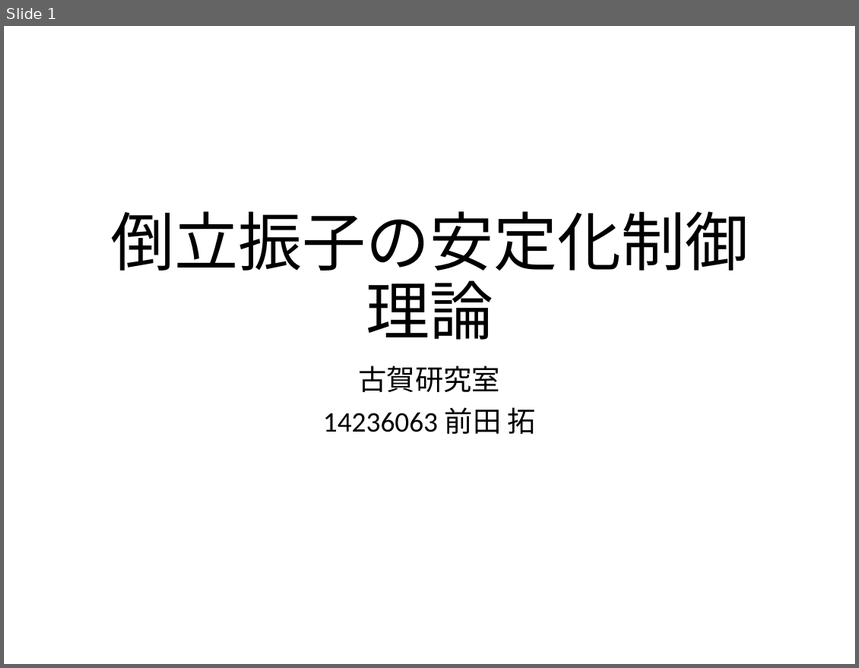
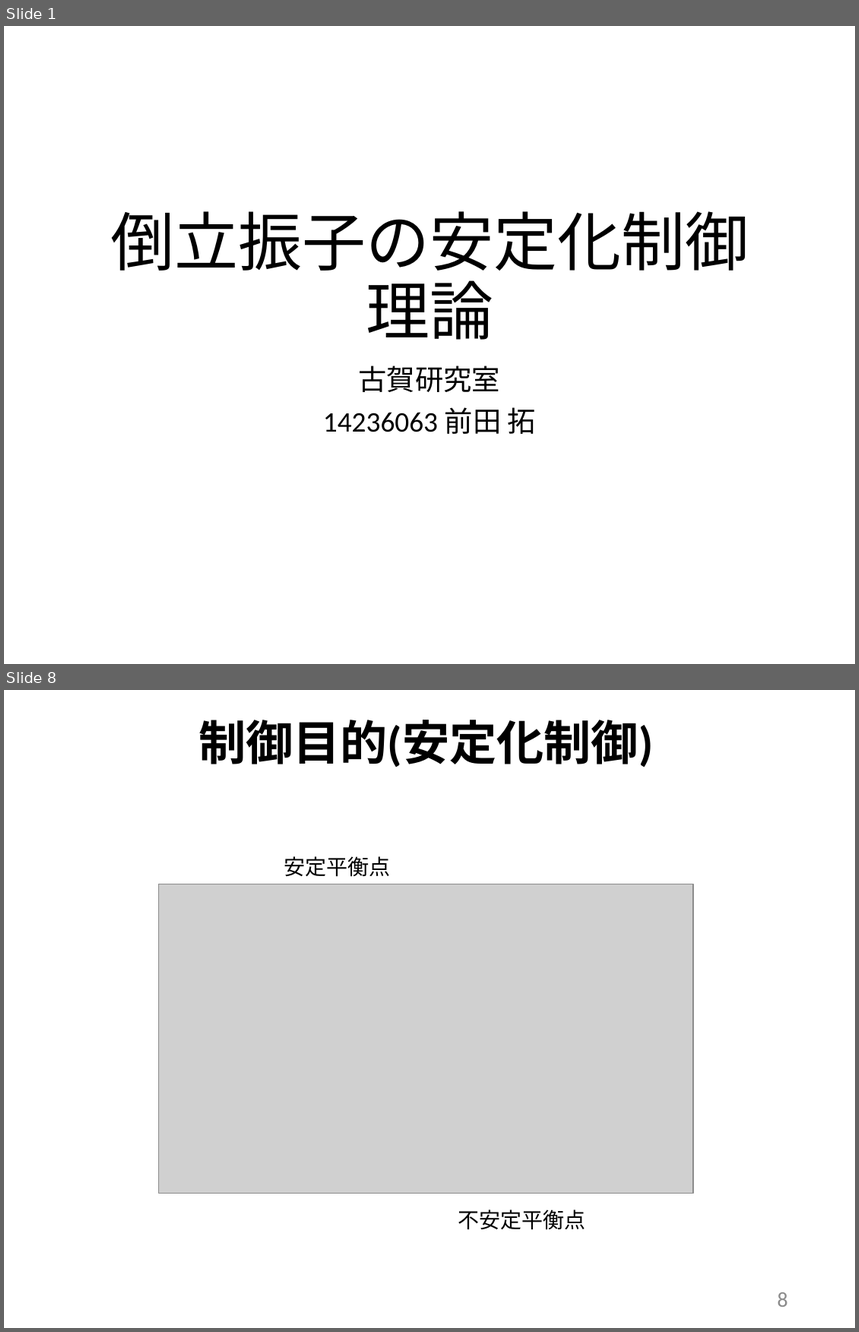
Before and after one commit to arabian9ts/Pendulum, a slide deck: presenntation/pendulum_theory.pptx. Shown one above the other, each under a label of ours: slide 1 before the commit, slides 1 and 8 after it; the slides between them are not shown. The pictures are 859x668 and 859x1332 pixels, drawn with LibreOffice and Linux fonts; fonts in the diff are those of the drawing; grey boxes stand for pictures. Boxes give left, top, right and bottom in pixels: in the first picture for what was removed or moved away, otherwise in the second. Text is boxed around its words. In the diff, an @@ line names an element or a change of style, - is before the commit and + after.

```diff
--- a/presenntation/pendulum_theory.pptx
+++ b/presenntation/pendulum_theory.pptx
@@ slide 8 added at (4,690,855,1328), background #FFFFFF @@
@@ title added at (199,720,653,768), 40 pt, text #000000, bold @@
+制御目的(安定化制御)
@@ text added at (284,856,390,877), 18 pt, text #000000 @@
+安定平衡点
@@ picture added at (159,884,693,1194) @@
@@ text added at (458,1210,586,1230), 18 pt, text #000000 @@
+不安定平衡点
@@ page number added at (778,1293,788,1307), 18 pt, text #8C8C8C @@
+8
```
Also in this commit, not shown: 1 slide changed, 17 other slides added, 1 slide removed.
